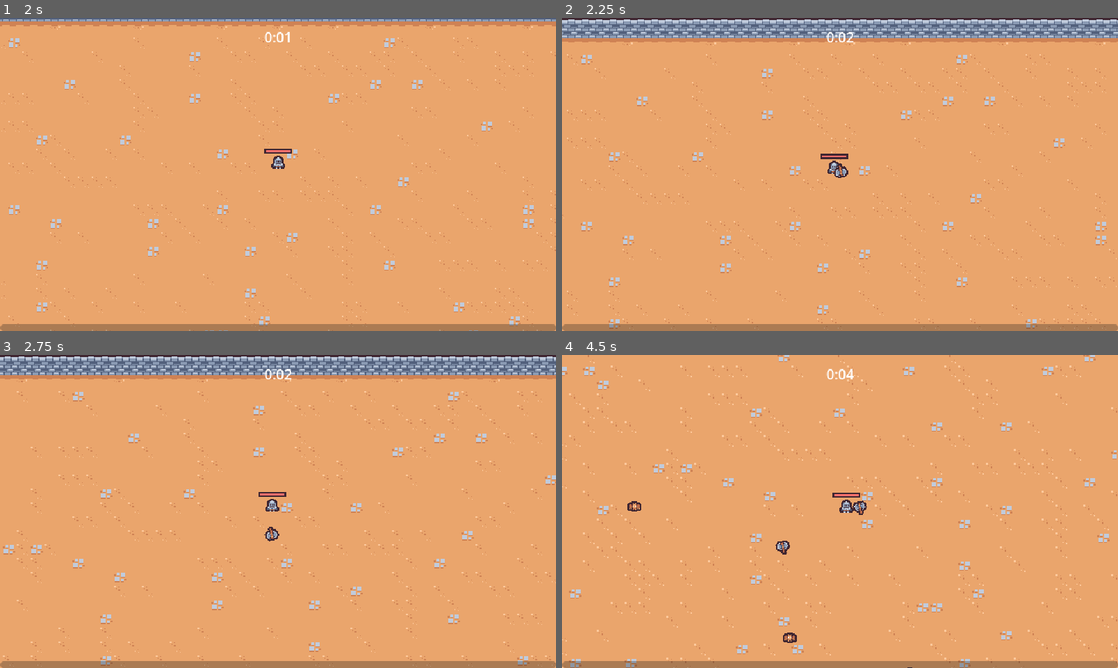
Above: before the commit, frames 1-4 (two rows, left to right).
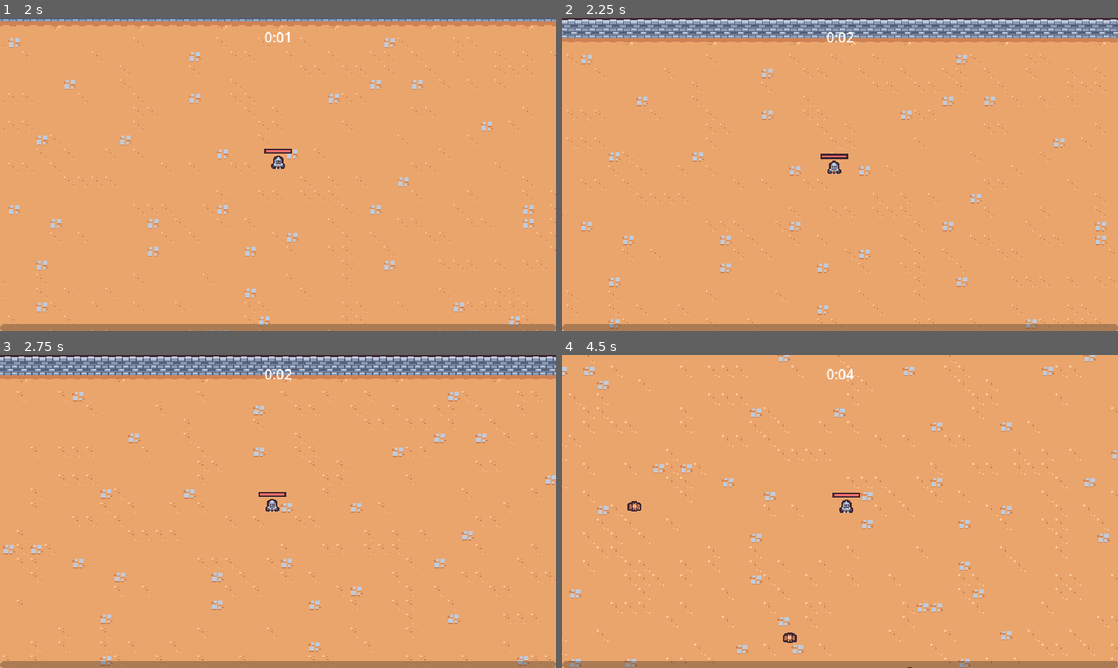
Above: after the commit, the same moments.

Repository: Osama-cs/GameDevPractise
Game: Godot game, scene res://scenes/main/main.tscn
Same seed, same stepped clock (60 frames per second), same inputs: the game is played once before the commit and once after it.
Inputs (mouse positions are in pixels of both pictures, inside the frame that each line leads up to):
- Up to frame 1 (2 s): move the mouse to (250, 237) at 0.52 s; press the mouse at (250, 237) at 0.53 s; hold W (move_up) from 0.53 s (still down); move the mouse to (444, 221) at 1.27 s; release the mouse at (444, 221) at 1.28 s; click (444, 221) at 1.35 s
- Up to frame 2 (2.25 s): move the mouse to (673, 127) at 2.02 s; release W (move_up) at 2.03 s; press the mouse at (673, 127) at 2.03 s; hold A (move_left) from 2.03 s (still down)
- Up to frame 3 (2.75 s): keep holding A (move_left)
- Up to frame 4 (4.5 s): move the mouse to (867, 511) at 2.77 s; release the mouse at (867, 511) at 2.78 s; click (867, 511) at 2.85 s; move the mouse to (756, 433) at 3.52 s; release A (move_left) at 3.53 s; press the mouse at (756, 433) at 3.53 s; hold S (move_down) 3.53-4.28 s; move the mouse to (962, 495) at 4.27 s; release the mouse at (962, 495) at 4.28 s; hold D (move_right) from 4.28 s (still down); click (962, 495) at 4.35 s

Frame 1 is identical in both runs. In frame 2, less than 0.1% of the frame differs, in the area x 49-52%, y 46-52%; in frame 3, less than 0.1%; in frame 4, 0.2%, in the area x 38-55%, y 46-64%.

Commit message:
You can pick the axe ability on the upgrade menu.

Diff:
--- /dev/null
+++ b/resources/upgrades/ability.gd
@@ -0,0 +1,4 @@
+extends AbilityUpgrade
+class_name Ability
+
+@export var ability_controller_scene: PackedScene
--- /dev/null
+++ b/resources/upgrades/axe.tres
@@ -0,0 +1,11 @@
+[gd_resource type="Resource" script_class="Ability" load_steps=3 format=3 uid="uid://bkaprau7pg1ac"]
+
+[ext_resource type="PackedScene" uid="uid://cnajeaebvxofi" path="res://scenes/ability/axe_ability_controller/axe_ability_controller.tscn" id="1_53l4e"]
+[ext_resource type="Script" path="res://resources/upgrades/ability.gd" id="1_ghqp0"]
+
+[resource]
+script = ExtResource("1_ghqp0")
+ability_controller_scene = ExtResource("1_53l4e")
+id = "axe"
+name = "Axe"
+description = "Sends out an axe, that spins around the player."
--- a/scenes/game_object/player/player.gd
+++ b/scenes/game_object/player/player.gd
@@ -6,6 +6,7 @@
 @onready var damage_interval_timer = $DamageIntervalTimer
 @onready var health_component = $HealthComponent
 @onready var health_bar = $HealthBar
+@onready var abilities = $Abilities
 
 var number_colliding_bodies = 0
 
@@ -16,6 +17,7 @@
 	$CollisionArea2D.body_exited.connect(on_body_exited)
 	damage_interval_timer.timeout.connect(on_damage_interval_timer_timeout)
 	health_component.health_changed.connect(on_health_changed)
+	GameEvents.ability_upgrade_added.connect(on_ability_upgrade_added)
 	update_health_display()
 
 
@@ -59,3 +61,11 @@
 
 func on_health_changed():
 	update_health_display()
+
+
+func on_ability_upgrade_added(ability_upgrade: AbilityUpgrade, current_upgrades: Dictionary):
+	if not ability_upgrade is Ability:
+		return
+
+	var ability = ability_upgrade as Ability
+	abilities.add_child(ability.ability_controller_scene.instantiate())
--- a/scenes/game_object/player/player.tscn
+++ b/scenes/game_object/player/player.tscn
@@ -1,9 +1,8 @@
-[gd_scene load_steps=11 format=3 uid="uid://c3q5cynrnbp2l"]
+[gd_scene load_steps=10 format=3 uid="uid://c3q5cynrnbp2l"]
 
 [ext_resource type="Script" path="res://scenes/game_object/player/player.gd" id="1_ldp3v"]
 [ext_resource type="Texture2D" uid="uid://gobgcb5f448g" path="res://scenes/game_object/player/player.png" id="2_jb81w"]
 [ext_resource type="PackedScene" uid="uid://dssq1ky1p5cq5" path="res://scenes/ability/sword_ability_controller/sword_ability_controller.tscn" id="2_rr18a"]
-[ext_resource type="PackedScene" uid="uid://cnajeaebvxofi" path="res://scenes/ability/axe_ability_controller/axe_ability_controller.tscn" id="4_1xg3m"]
 [ext_resource type="PackedScene" uid="uid://bwfxrp0t0rmss" path="res://scenes/component/health_component.tscn" id="4_fpn2g"]
 
 [sub_resource type="StyleBoxFlat" id="StyleBoxFlat_8tr8f"]
@@ -33,11 +32,9 @@
 
 [node name="HealthComponent" parent="." instance=ExtResource("4_fpn2g")]
 
-[node name="AbilityManager" type="Node" parent="."]
+[node name="Abilities" type="Node" parent="."]
 
-[node name="SwordAbilityController" parent="AbilityManager" instance=ExtResource("2_rr18a")]
-
-[node name="AxeAbilityController" parent="AbilityManager" instance=ExtResource("4_1xg3m")]
+[node name="SwordAbilityController" parent="Abilities" instance=ExtResource("2_rr18a")]
 
 [node name="DamageIntervalTimer" type="Timer" parent="."]
 wait_time = 0.5
--- a/scenes/manager/upgrade_manager.gd
+++ b/scenes/manager/upgrade_manager.gd
@@ -9,16 +9,6 @@
 func _ready():
 	experience_manager.level_up.connect(on_level_up)
 
-
-func on_level_up(current_level: int):
-	var chosen_upgrade = upgrade_pool.pick_random() as AbilityUpgrade
-	if chosen_upgrade == null:
-		return
-
-	var upgrade_screen_instance = upgrade_screen_scene.instantiate()
-	add_child(upgrade_screen_instance)
-	upgrade_screen_instance.set_ability_upgrades([chosen_upgrade] as Array[AbilityUpgrade])
-	upgrade_screen_instance.upgrade_selected.connect(on_upgrade_selected)
 
 
 func apply_upgrade(upgrade: AbilityUpgrade):
@@ -34,5 +24,24 @@
 	GameEvents.emit_ability_upgrade_added(upgrade, current_upgrades)
 
 
+func pick_upgrades():
+	var chosen_upgardes: Array[AbilityUpgrade] = []
+	var filtered_upgrades = upgrade_pool.duplicate()
+	for i in 2:
+		var chosen_upgrade = filtered_upgrades.pick_random() as AbilityUpgrade
+		chosen_upgardes.append(chosen_upgrade)
+		filtered_upgrades = filtered_upgrades.filter(func (upgrade): return upgrade.id != chosen_upgrade.id)
+
+	return chosen_upgardes
+
+
 func on_upgrade_selected(upgrade: AbilityUpgrade):
 	apply_upgrade(upgrade)
+
+
+func on_level_up(current_level: int):
+	var upgrade_screen_instance = upgrade_screen_scene.instantiate()
+	add_child(upgrade_screen_instance)
+	var chosen_upgardes = pick_upgrades()
+	upgrade_screen_instance.set_ability_upgrades(chosen_upgardes as Array[AbilityUpgrade])
+	upgrade_screen_instance.upgrade_selected.connect(on_upgrade_selected)
--- a/scenes/manager/upgrade_manager.tscn
+++ b/scenes/manager/upgrade_manager.tscn
@@ -1,10 +1,11 @@
-[gd_scene load_steps=4 format=3 uid="uid://cux1val482ur"]
+[gd_scene load_steps=5 format=3 uid="uid://cux1val482ur"]
 
 [ext_resource type="Script" path="res://scenes/manager/upgrade_manager.gd" id="1_qii0g"]
 [ext_resource type="Resource" uid="uid://dsbs3r3vi2aus" path="res://resources/upgrades/sword_rate.tres" id="2_wmhga"]
 [ext_resource type="PackedScene" uid="uid://b2awrt4w6sc7w" path="res://scenes/ui/upgrade_screen.tscn" id="3_jy0ll"]
+[ext_resource type="Resource" uid="uid://bkaprau7pg1ac" path="res://resources/upgrades/axe.tres" id="3_m2imn"]
 
 [node name="UpgradeManager" type="Node"]
 script = ExtResource("1_qii0g")
-upgrade_pool = Array[Resource("res://resources/upgrades/ability_uprgrade.gd")]([ExtResource("2_wmhga")])
+upgrade_pool = Array[Resource("res://resources/upgrades/ability_uprgrade.gd")]([ExtResource("2_wmhga"), ExtResource("3_m2imn")])
 upgrade_screen_scene = ExtResource("3_jy0ll")
